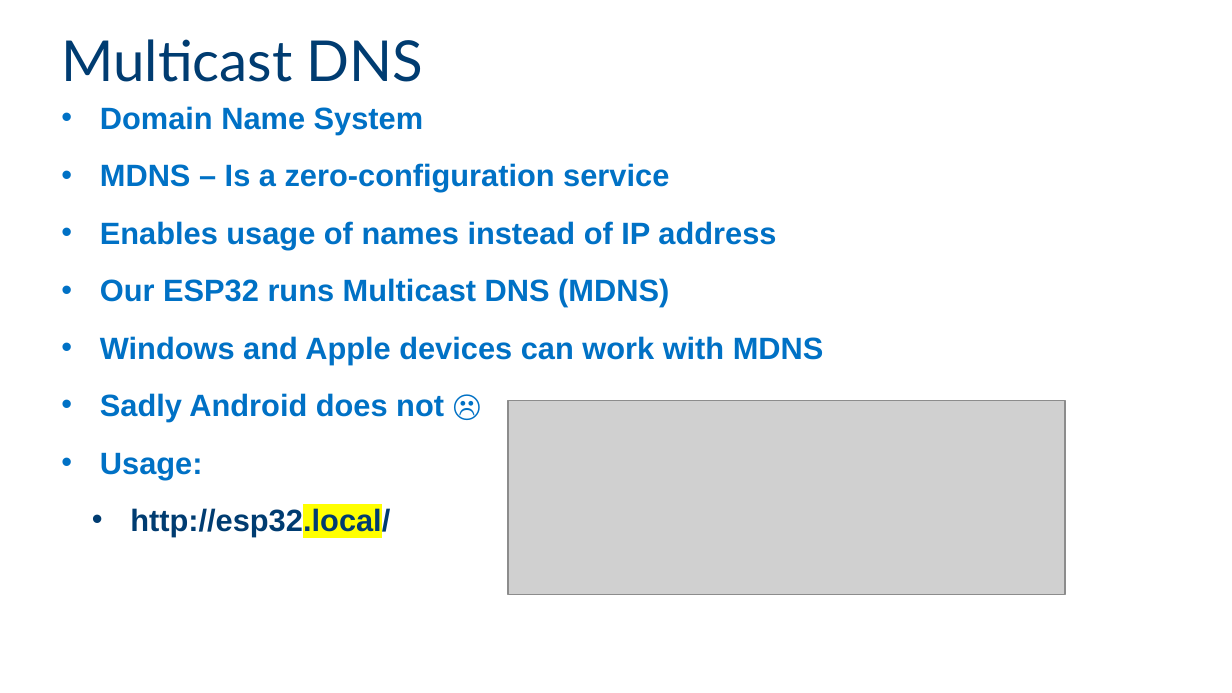
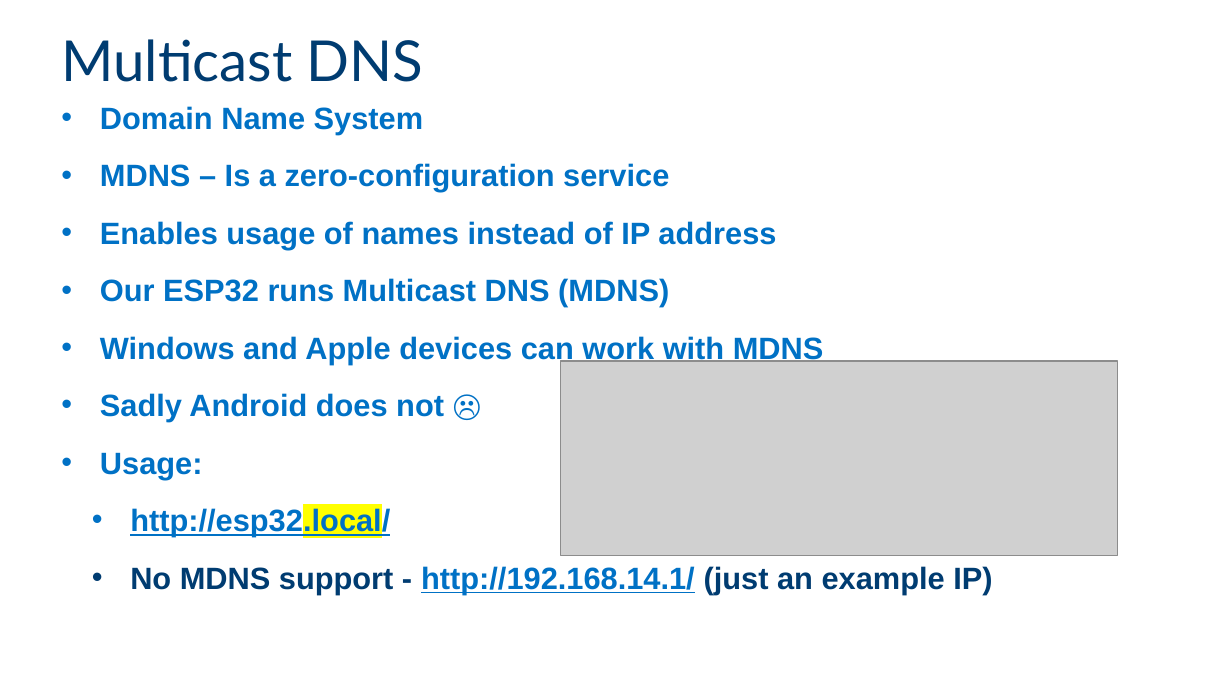
Before and after one commit to giltal/MakersPlatfrom, a slide deck: slide 16 of Collaterals/IntelMakersUniversity - class 4.pptx. Drawn at 1232x693 pixels with LibreOffice and Linux fonts; fonts in the diff are those of the drawing; grey boxes stand for pictures; background and template pictures are left out. Boxes give left, top, right and bottom in pixels: in the first picture for what was removed or moved away, otherwise in the second. Text is boxed around its words. In the diff, an @@ line names an element or a change of style, - is before the commit and + after.

```diff
--- a/Collaterals/IntelMakersUniversity - class 4.pptx
+++ b/Collaterals/IntelMakersUniversity - class 4.pptx
@@ picture: place and size @@
-picture at bbox=[508, 400, 1064, 595]
+picture at bbox=[561, 361, 1117, 556]
@@ text at bbox=[130, 507, 390, 537]: text colour #003C71 to #0071C5, underline on in "http://esp32.local/" @@
@@ text at bbox=[130, 566, 992, 594]: paragraph added @@
+  • No MDNS support - http://192.168.14.1/ (just an example IP)
```
Also in this commit, not shown: 1 slide added.
